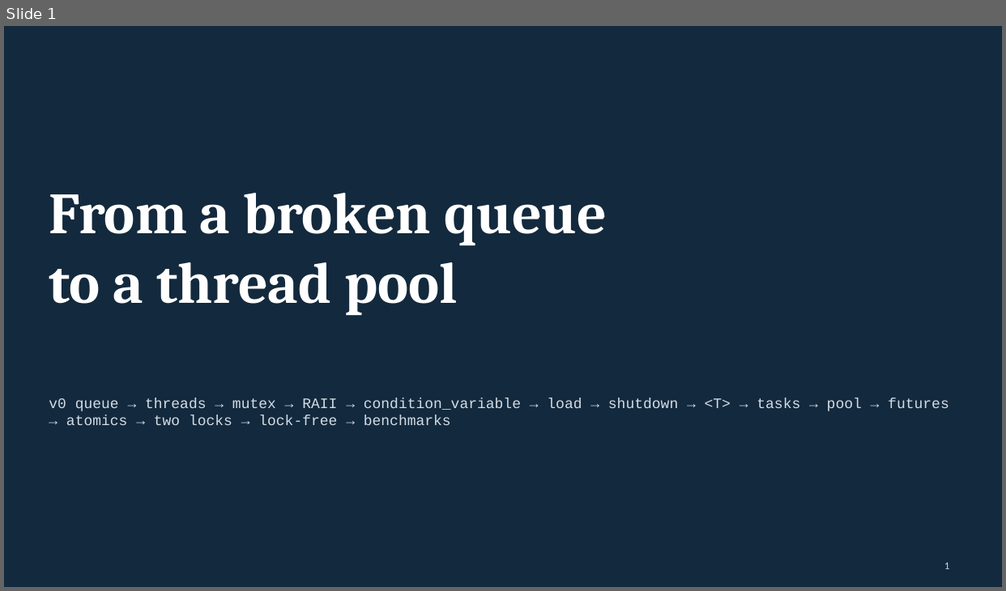
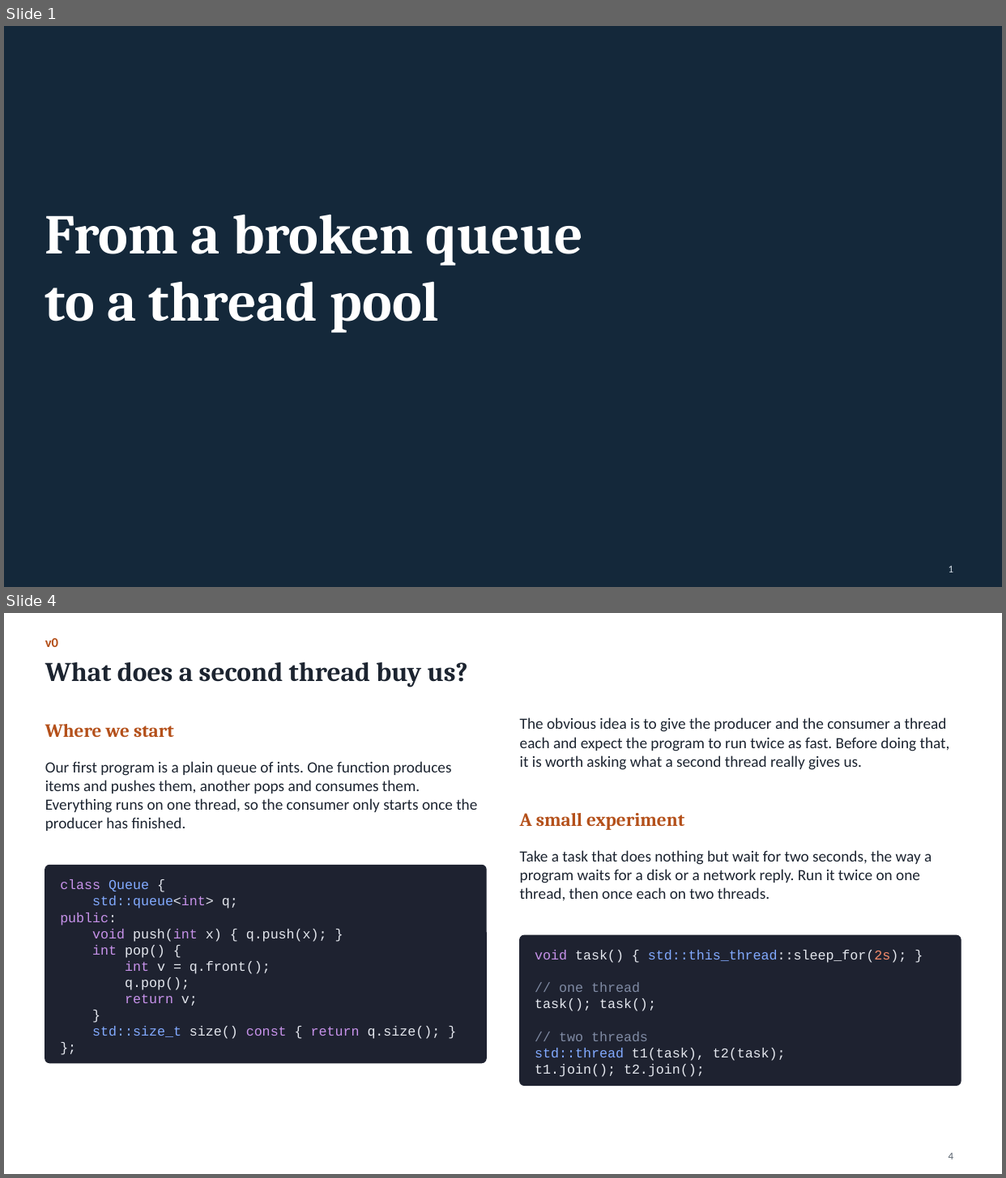
Before and after one commit to Kumarutkarsh9470/Project, a slide deck: Queue_Course.pptx. Shown one above the other, each under a label of ours: slide 1 before the commit, slides 1 and 4 after it; the slides between them are not shown. The pictures are 1006x591 and 1006x1178 pixels, drawn with LibreOffice and Linux fonts; fonts in the diff are those of the drawing. Boxes give left, top, right and bottom in pixels: in the first picture for what was removed or moved away, otherwise in the second. Text is boxed around its words. In the diff, an @@ line names an element or a change of style, - is before the commit and + after.

```diff
--- a/Queue_Course.pptx
+++ b/Queue_Course.pptx
@@ slide 4 added at box(4, 613, 1002, 1174), background #FFFFFF @@
@@ text added at box(45, 638, 58, 647), 13 pt, text #B4501A, bold @@
+v0
@@ title added at box(45, 662, 468, 687), 26 pt, text #1C2430, bold @@
+What does a second thread buy us?
@@ text added at box(45, 724, 174, 737), 18 pt, text #B4501A, bold @@
+Where we start
@@ text added at box(520, 717, 950, 770), 15 pt, text #1C2430 @@
+The obvious idea is to give the producer and the consumer a thread each and expect the program to run twice as fast. Before doing that, it is worth asking what a second thread really gives us.
@@ text added at box(45, 761, 477, 831), 15 pt, text #1C2430 @@
+Our first program is a plain queue of ints. One function produces items and pushes them, another pops and consumes them. Everything runs on one thread, so the consumer only starts once the producer has finished.
@@ text added at box(520, 813, 684, 830), 18 pt, text #B4501A, bold @@
+A small experiment
@@ text added at box(520, 850, 931, 901), 15 pt, text #1C2430 @@
+Take a task that does nothing but wait for two seconds, the way a program waits for a disk or a network reply. Run it twice on one thread, then once each on two threads.
@@ rounded rectangle added at box(45, 865, 486, 1063), fill #1E2230, outline #1E2230 1 pt @@
@@ text added at box(60, 879, 441, 1039), 13 pt, text #E4E7EE @@
+class Queue {
+std::queue<int> q;
+public:
+void push(int x) { q.push(x); }
+int pop() {
+int v = q.front();
+q.pop();
+return v;
+}
+std::size_t size() const { return q.size(); }
+};
@@ rounded rectangle added at box(520, 935, 961, 1085), fill #1E2230, outline #1E2230 1 pt @@
@@ text added at box(535, 950, 906, 1077), 13 pt, text #E4E7EE @@
+void task() { std::this_thread::sleep_for(2s); }
+// one thread
+task(); task();
+// two threads
+std::thread t1(task), t2(task);
+t1.join(); t2.join();
@@ page number added at box(948, 1153, 953, 1160), 10 pt, text #55606C @@
+4
@@ slide 1 changed as well @@
@@ background #13293D to #14283A @@
@@ text "From a broken queue": place and size @@
-text "From a broken queue" at box(49, 193, 607, 315)
+text "From a broken queue" at box(45, 214, 583, 333)
@@ text "From a broken queue" at box(45, 214, 583, 333): size 56 to 54 pt @@
@@ text removed at box(49, 398, 949, 425) @@
-v0 queue → threads → mutex → RAII → condition_variable → load → shutdown → <T> → tasks → pool → futures → atomics → two locks → lock-free → benchmarks
@@ page number at box(948, 565, 953, 573): text colour #D3DCE5 to #D5DEE7 @@
```
Also in this commit, not shown: 10 other slides changed, 62 other slides added, 80 slides removed, 10 other files.
